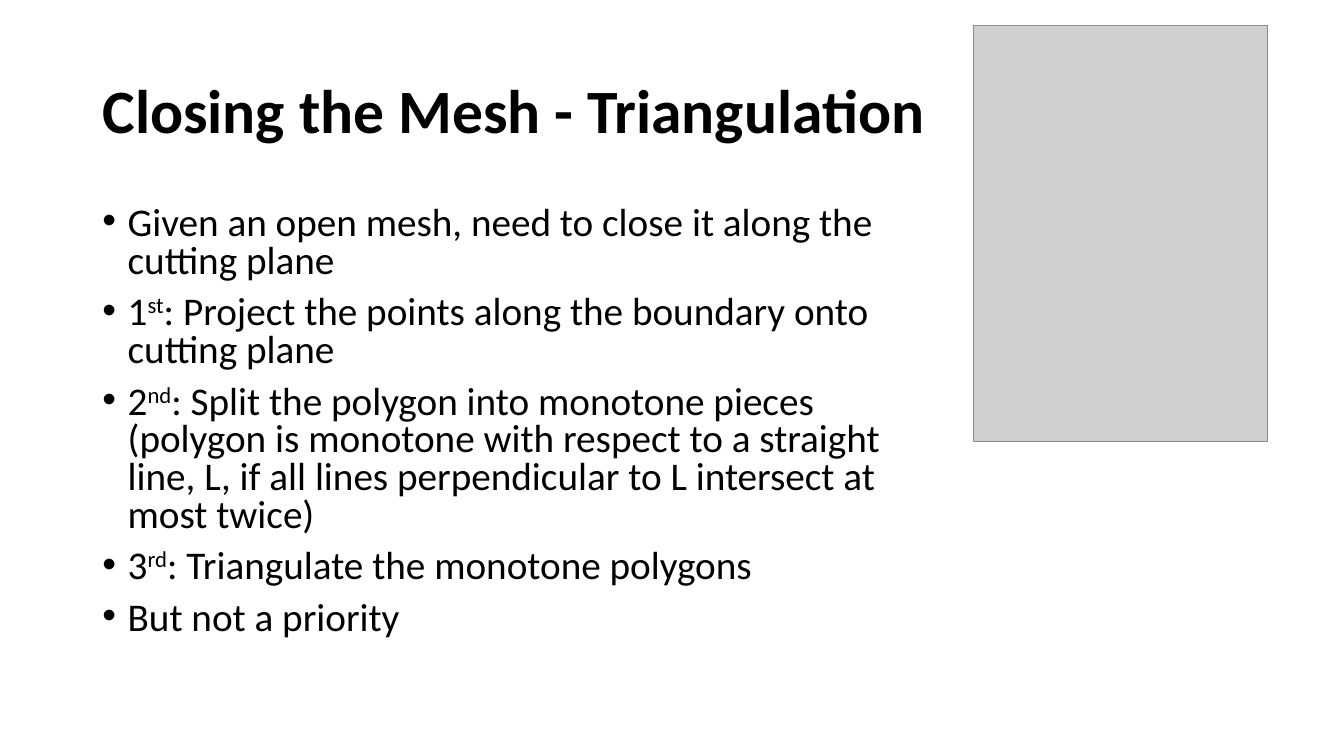
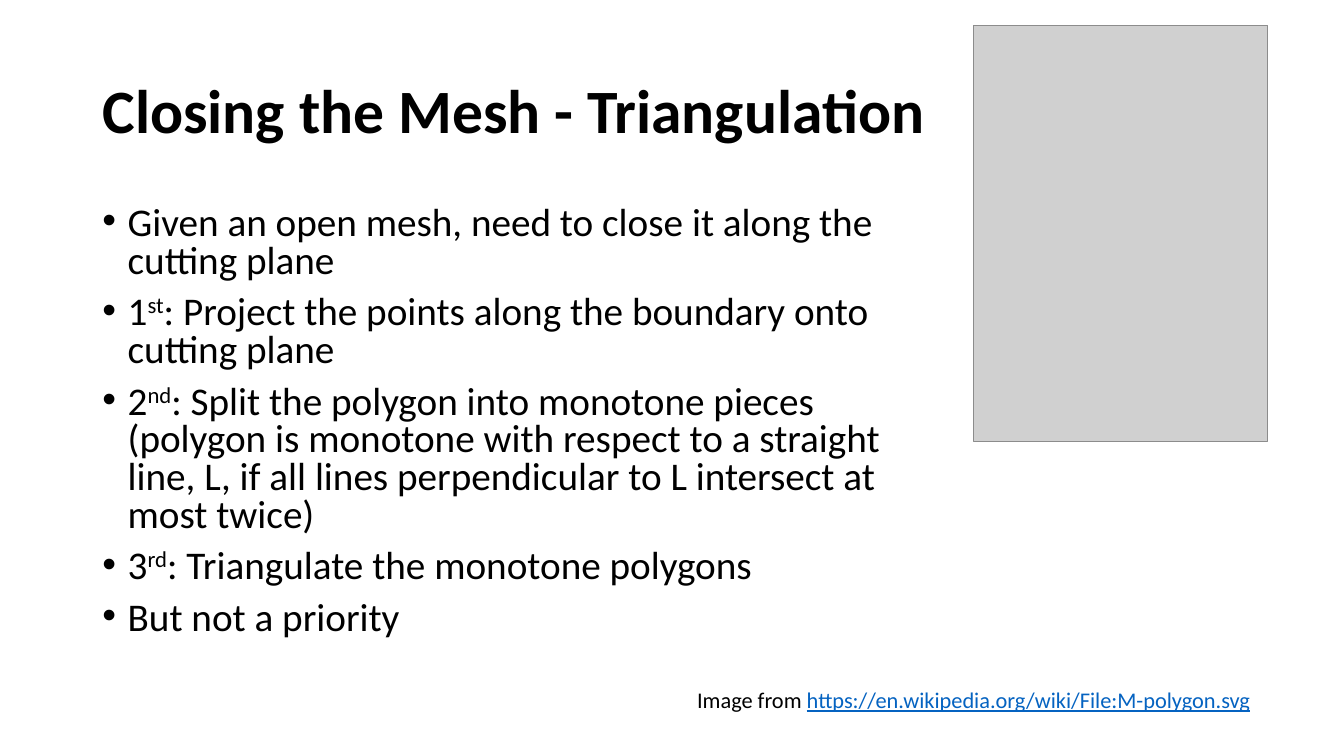
Before and after one commit to JasonKraft/acg_final, a slide deck: slide 11 of presentation/Presentation.pptx (slide 10 before the commit). Drawn at 1344x756 pixels with LibreOffice and Linux fonts; fonts in the diff are those of the drawing; grey boxes stand for pictures. Boxes give left, top, right and bottom in pixels: in the first picture for what was removed or moved away, otherwise in the second. Text is boxed around its words. In the diff, an @@ line names an element or a change of style, - is before the commit and + after.

```diff
--- a/presentation/Presentation.pptx
+++ b/presentation/Presentation.pptx
@@ text added at [697,692,1250,712], 16 pt, text #0563C1, underline @@
+Image from https://en.wikipedia.org/wiki/File:M-polygon.svg
```
Also in this commit, not shown: 1 other slide changed, 3 slides added, 1 slide removed, 1 other file.
